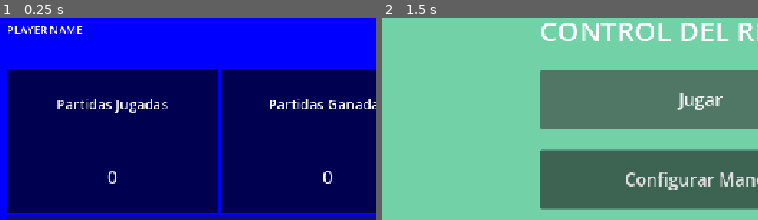
Above: before the commit, frames 1-2 (left to right).
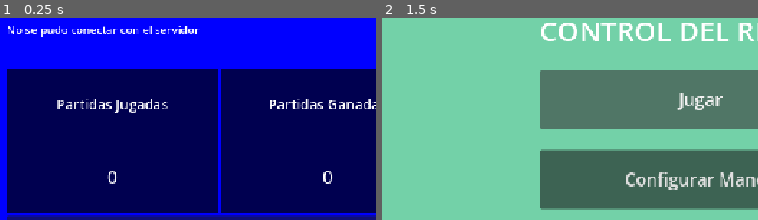
Above: after the commit, the same moments.

Repository: Jbarraza5010/control-del-reactor
Game: Godot game, scene res://scenes/profile/perfil.tscn
Two runs of this game, one before a commit and one after it. Both use one fixed random seed, a clock stepped at 60 frames per second and the inputs below. This scene is started directly instead of the project's main scene.
Inputs:
- Up to frame 1 (0.25 s): no input
- Up to frame 2 (1.5 s): click "Volver al titulo" at 0.5 s; click "Jugar" at 1.25 s
The pictures show only the part of the screen within x 5-54%, y 12-62%; the shares and areas given below are measured in that part.

The runs differ from the first frame. In frame 1, 1.1% of the frame differs, in the area x 2-53%, y 3-10%; in frame 2, nothing differs.

Commit message:
Consultas en perfil según usuario actual

Diff:
--- a/client/scripts/HUD/perfil.gd
+++ b/client/scripts/HUD/perfil.gd
@@ -1,6 +1,24 @@
 extends Control
 
-@onready var boton_volver : Button = $CenterContainer/ColorRect/MarginContainer/VBoxContainer/BotonVolver
+@onready var nombre_jugador: Label = $CenterContainer/ColorRect/MarginContainer/VBoxContainer/NombreJugador
+@onready var dato_partidas_jugadas: DatoEstadistica = $CenterContainer/ColorRect/MarginContainer/VBoxContainer/HBoxContainer/DatoEstadistica
+@onready var dato_partidas_ganadas: DatoEstadistica = $CenterContainer/ColorRect/MarginContainer/VBoxContainer/HBoxContainer/DatoEstadistica2
+@onready var dato_puntos_totales: DatoEstadistica = $CenterContainer/ColorRect/MarginContainer/VBoxContainer/HBoxContainer/DatoEstadistica3
+@onready var boton_volver: Button = $CenterContainer/ColorRect/MarginContainer/VBoxContainer/BotonVolver
 
 func _ready() -> void:
 	boton_volver.pressed.connect(func(): Navegacion.ir_a("mainmenu"))
+	_cargar_perfil()
+
+func _cargar_perfil() -> void:
+	nombre_jugador.text = "Cargando perfil..."
+	var response: Dictionary = await Api.get_json("/api/v1/auth/profile")
+
+	if response.get("ok", false):
+		var data: Dictionary = response.get("data", {})
+		nombre_jugador.text = str(data.get("nombre_usuario", "JUGADOR"))
+		dato_partidas_jugadas.actualizar("Partidas Jugadas", data.get("partidas_jugadas", 0))
+		dato_partidas_ganadas.actualizar("Partidas Ganadas", data.get("partidas_ganadas", 0))
+		dato_puntos_totales.actualizar("Total de puntos", data.get("puntos_totales", 0))
+	else:
+		nombre_jugador.text = Api.mensaje_error(response, "No se pudo cargar el perfil.")
--- a/client/scripts/services/api.gd
+++ b/client/scripts/services/api.gd
@@ -6,6 +6,11 @@
 var token: String = "" # Token de sesión tras iniciar sesión
 var usuario_actual: Dictionary = {} # Datos del jugador autenticado
 var correo_pendiente: String = "" # Correo registrado pendiente de verificar
+
+# Consulta de datos al servidor (GET JSON)
+func get_json(path: String) -> Dictionary:
+	var respuesta: Dictionary = await enviar(HTTPClient.METHOD_GET, path)
+	return respuesta
 
 # Envío de datos al servidor (POST JSON)
 func post_json(path: String, body: Dictionary) -> Dictionary:
Not shown, changed: backend/app/application/services/auth_service.py
Not shown, added: backend/app/domain/entities/player_profile.py
Not shown, changed: backend/app/domain/repositories/user_repository.py
Not shown, changed: backend/app/infrastructure/persistence/memory/in_memory_user_repository.py
Not shown, changed: backend/app/infrastructure/persistence/sql/sql_user_repository.py
Not shown, changed: backend/app/presentation/api/routes/auth.py
Not shown, changed: backend/tests/test_auth_rutas.py
Not shown, changed: backend/tests/test_auth_service.py
